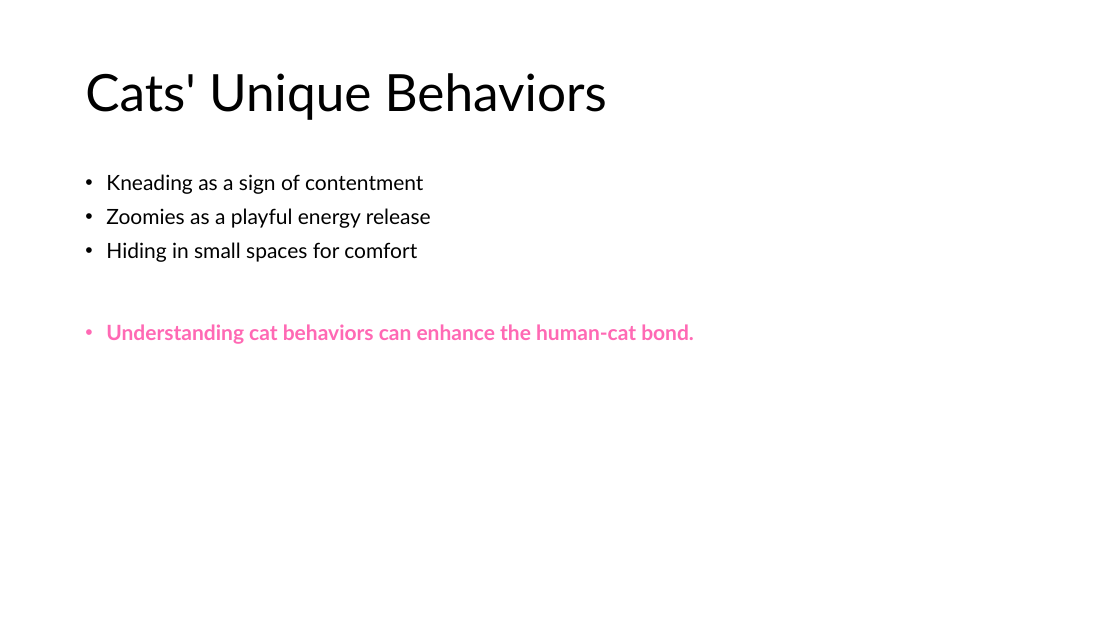
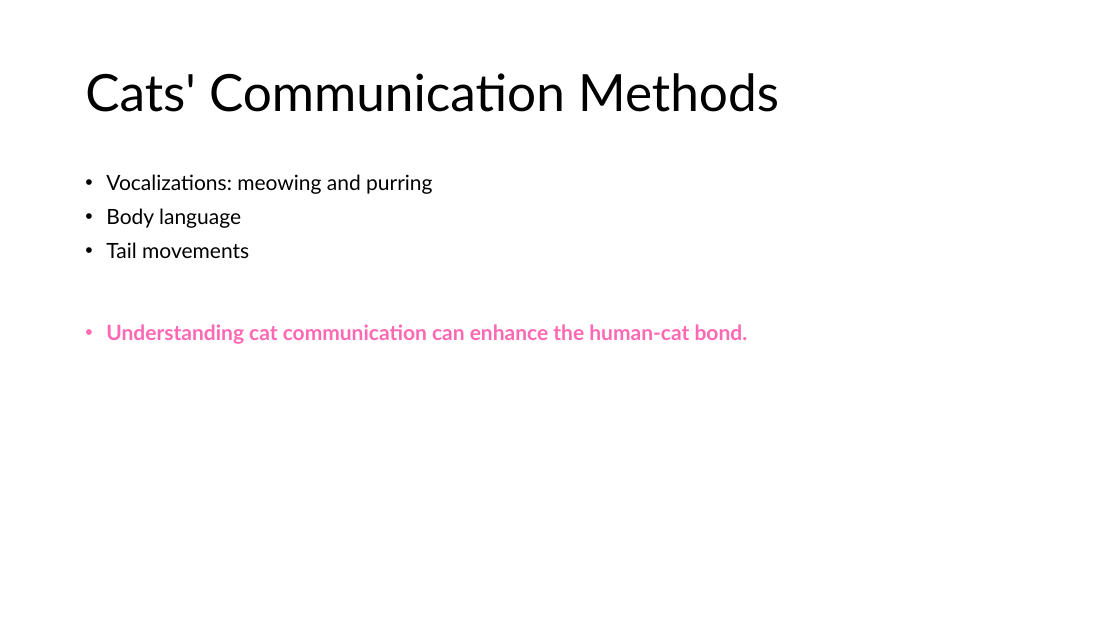
Before and after one commit to drubaga/SlideAI, a slide deck: slide 7 of output/The_Benefits_of_Having_Cats_at_Home.pptx. Drawn at 1120x630 pixels with LibreOffice and Linux fonts; fonts in the diff are those of the drawing. Boxes give left, top, right and bottom in pixels: in the first picture for what was removed or moved away, otherwise in the second. Text is boxed around its words. In the diff, an @@ line names an element or a change of style, - is before the commit and + after.

```diff
--- a/output/The_Benefits_of_Having_Cats_at_Home.pptx
+++ b/output/The_Benefits_of_Having_Cats_at_Home.pptx
@@ title at [85,73,779,112]: text changed @@
-Cats' Unique Behaviors
+Cats' Communication Methods
@@ text at [106,174,748,344]: text changed @@
-• Kneading as a sign of contentment
-• Zoomies as a playful energy release
-• Hiding in small spaces for comfort
-• Understanding cat behaviors can enhance the human-cat bond.
+• Vocalizations: meowing and purring
+• Body language
+• Tail movements
+• Understanding cat communication can enhance the human-cat bond.
```
Also in this commit, not shown: 9 other slides changed, 1 slide added, 1 slide removed, 2 other files.
